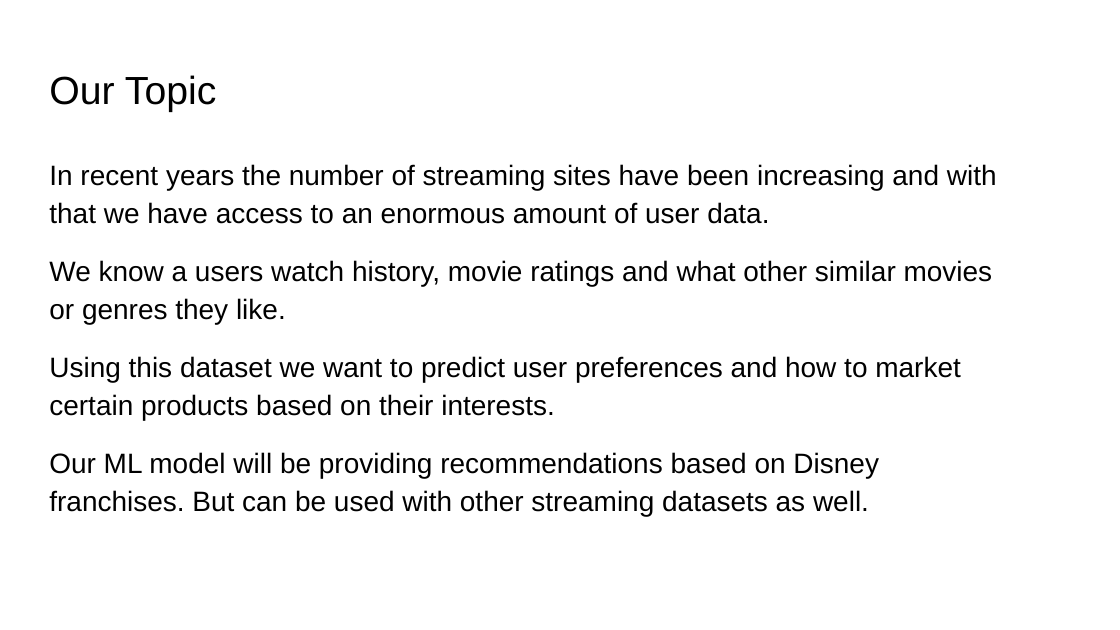
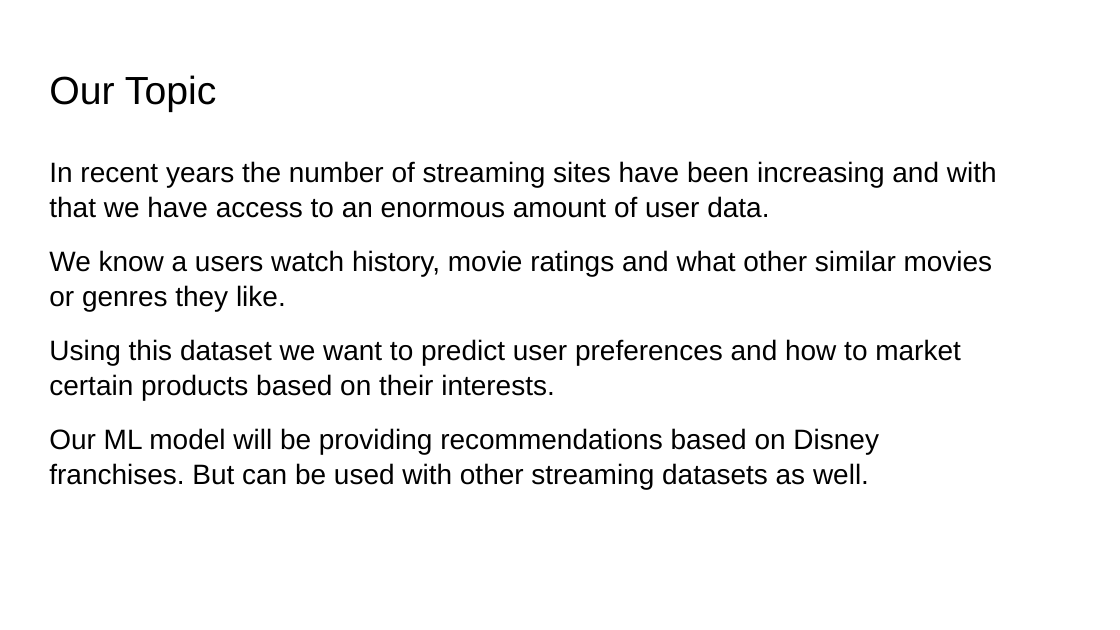
Before and after one commit to Kazmimasooma/Group-1-Disney, a slide deck: slide 3 of Presentation/Group 1 project.pptx. Drawn at 1120x630 pixels with LibreOffice and Linux fonts; fonts in the diff are those of the drawing; background and template pictures are left out. Boxes give left, top, right and bottom in pixels: in the first picture for what was removed or moved away, otherwise in the second. Text is boxed around its words. In the diff, an @@ line names an element or a change of style, - is before the commit and + after.

```diff
--- a/Presentation/Group 1 project.pptx
+++ b/Presentation/Group 1 project.pptx
@@ text "In recent years the number ..." at <box>49,161,997,490</box>: line spacing 1.15 to 1.05 @@
```
Also in this commit, not shown: 4 other slides changed, 4 slides added, 1 slide removed.
